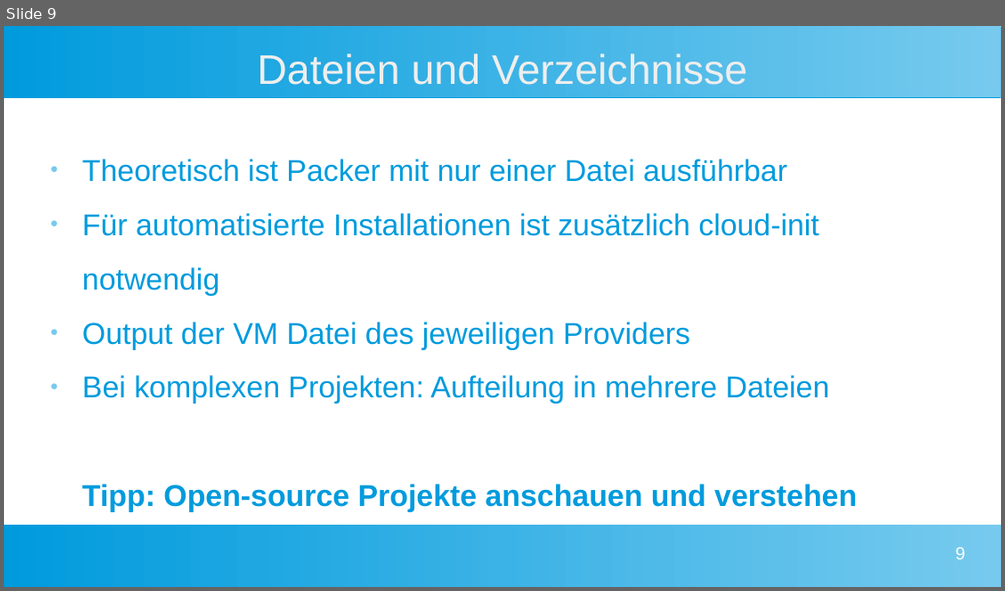
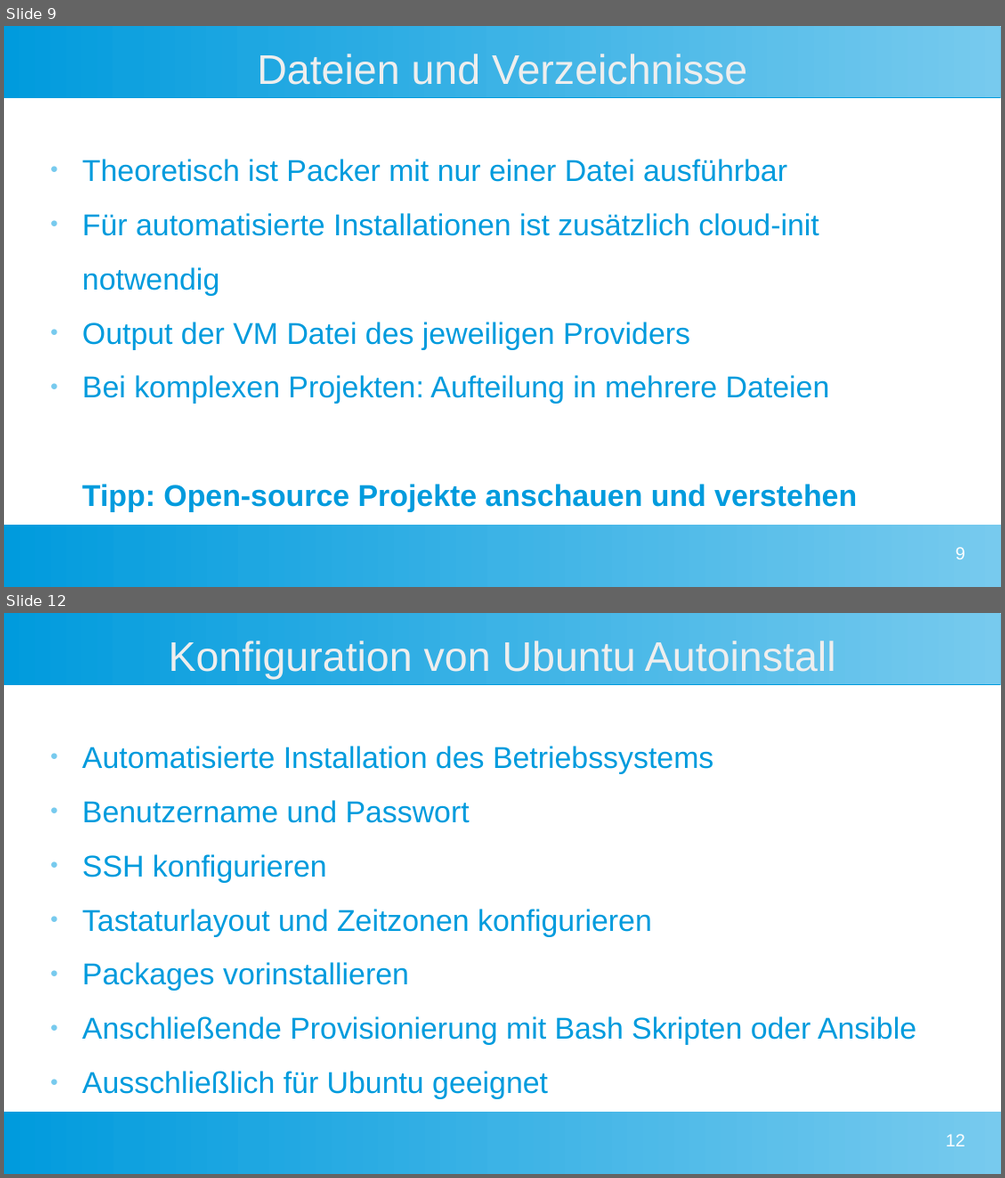
Before and after one commit to NemanjaTomic57/packer-workshop, a slide deck: presentation/day2.odp. Shown one above the other, each under a label of ours: slide 9 before the commit, slides 9 and 12 after it; the slides between them are not shown. The pictures are 1005x591 and 1005x1178 pixels, drawn with LibreOffice and Linux fonts; fonts in the diff are those of the drawing. Boxes give left, top, right and bottom in pixels: in the first picture for what was removed or moved away, otherwise in the second. Text is boxed around its words. In the diff, an @@ line names an element or a change of style, - is before the commit and + after.

```diff
--- a/presentation/day2.odp
+++ b/presentation/day2.odp
@@ slide 12 added at [4,613,1001,1174], background #FFFFFF; not listed: 2 template elements that a slide beside it also shows @@
@@ title added at [169,641,836,679], 33 pt, text #EEEEEE @@
+Konfiguration von Ubuntu Autoinstall
@@ text added at [82,746,916,1099], 24 pt, text #009BDD @@
+● Automatisierte Installation des Betriebssystems
+● Benutzername und Passwort
+● SSH konfigurieren
+● Tastaturlayout und Zeitzonen konfigurieren
+● Packages vorinstallieren
+● Anschließende Provisionierung mit Bash Skripten oder Ansible
+● Ausschließlich für Ubuntu geeignet
@@ page number added at [946,1134,965,1146], 14 pt, text #FFFFFF @@
+12
```
Also in this commit, not shown: 3 slides changed, 4 other slides added, 2 other files.
